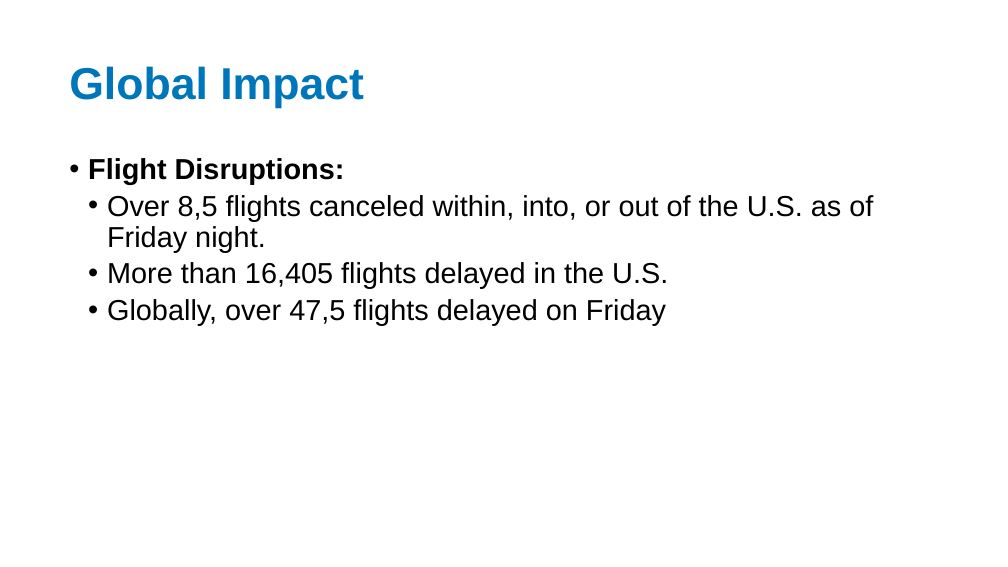
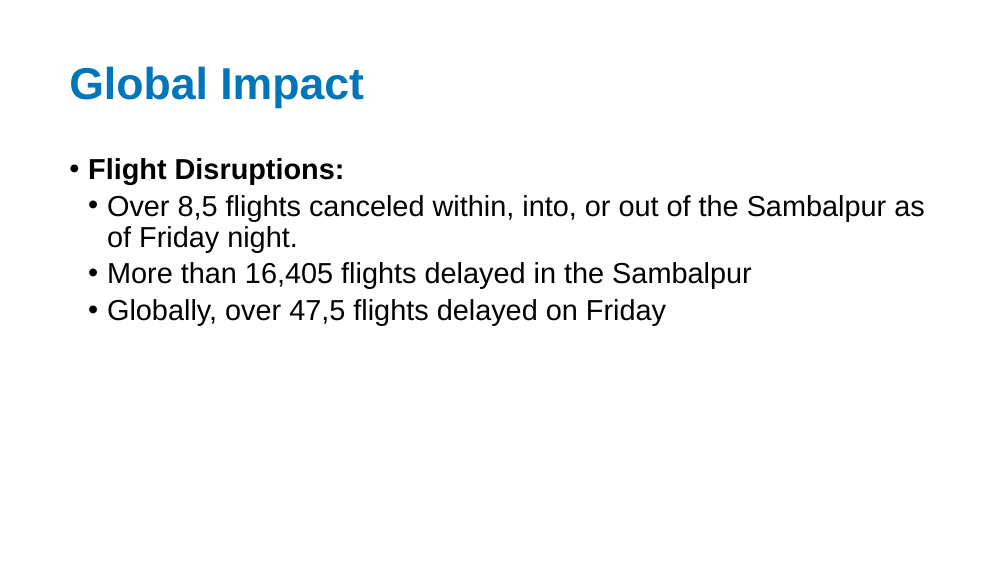
Before and after one commit to Swarnim1812/REDACT-TOOL, a slide deck: slide 6 of backend/outputs2/redacted_Crowdstrike_Prelim_Assessment_new.pptx. Drawn at 1008x567 pixels with LibreOffice and Linux fonts; fonts in the diff are those of the drawing. Boxes give left, top, right and bottom in pixels: in the first picture for what was removed or moved away, otherwise in the second. Text is boxed around its words. In the diff, an @@ line names an element or a change of style, - is before the commit and + after.

```diff
--- a/backend/outputs2/redacted_Crowdstrike_Prelim_Assessment_new.pptx
+++ b/backend/outputs2/redacted_Crowdstrike_Prelim_Assessment_new.pptx
@@ text at box(107, 195, 924, 289): text changed @@
-  • Over 8,5 flights canceled within, into, or out of the U.S. as of Friday night.
-  • More than 16,405 flights delayed in the U.S.
+  • Over 8,5 flights canceled within, into, or out of the Sambalpur as of Friday night.
+  • More than 16,405 flights delayed in the Sambalpur
```
Also in this commit, not shown: 10 other slides changed, 1 slide added, 1 slide removed, 10 other files.
